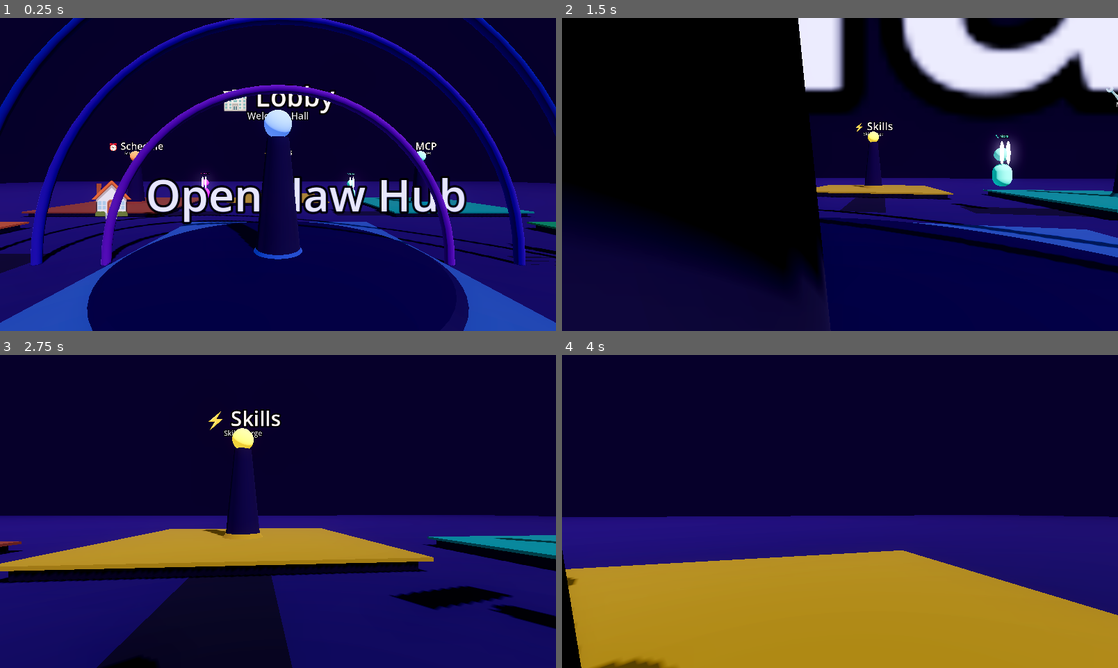
Above: before the commit, frames 1-4 (two rows, left to right).
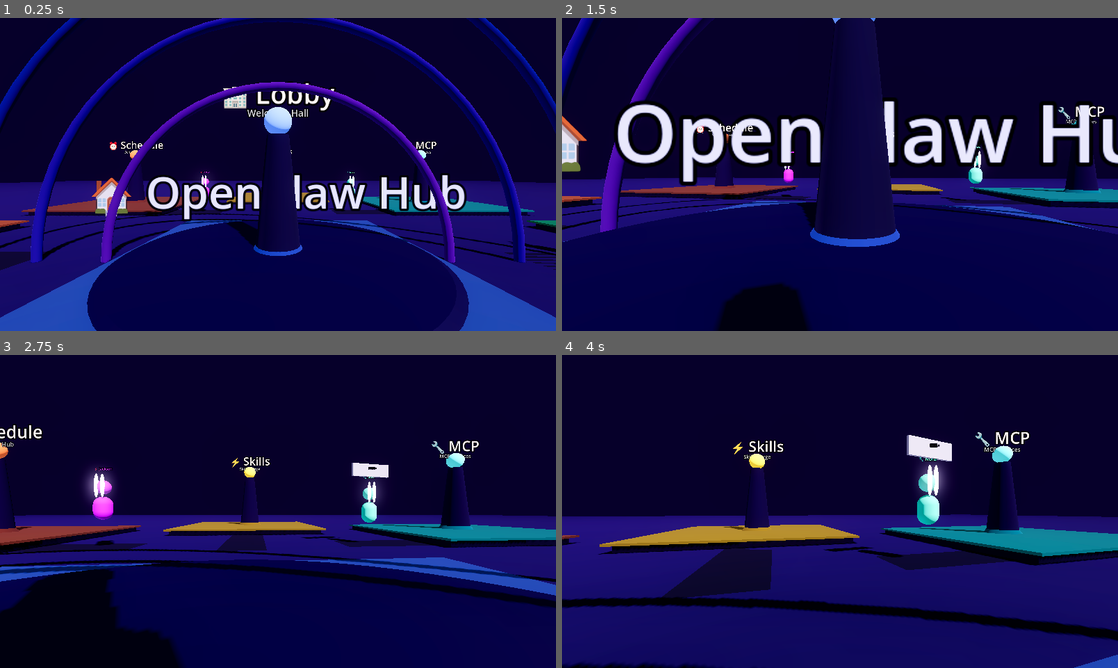
Above: after the commit, the same moments.

Repository: xiaolongxia418-max/OpenClaw-Metaverse
Game: Godot game, scene res://scenes/world.tscn
The game is run twice, just before and just after one commit, with the same random seed, the same clock (stepped at 60 frames per second) and the same inputs.
Inputs (mouse positions are in pixels of both pictures, inside the frame that each line leads up to):
- Up to frame 1 (0.25 s): no input
- Up to frame 2 (1.5 s): tap Enter at 0.5 s; move the mouse to (867, 174) at 0.52 s; hold Shift 0.53-1.28 s; hold W (move_forward) from 0.53 s (still down); tap Space at 0.77 s; move the mouse to (812, 174) at 1.27 s; tap E (interact) at 1.35 s
- Up to frame 3 (2.75 s): keep holding W (move_forward); tap Space at 1.52 s; tap Shift at 1.55 s; move the mouse to (289, 505) at 2.02 s; hold Shift from 2.03 s (still down)
- Up to frame 4 (4 s): keep holding W (move_forward); move the mouse to (834, 517) at 2.77 s; release Shift at 2.78 s; tap Shift at 2.85 s; tap Space at 3.02, 3.77 s; move the mouse to (878, 514) at 3.52 s; hold Shift from 3.53 s (still down); tap E (interact) at 3.6 s

The runs differ from the first frame. In frame 1, 13% of the frame differs, in the area x 0-100%, y 0-100%; in frame 2, 64%; in frame 3, 43%; in frame 4, 42%.

Commit message:
jackson: enhance player controls - sprint (shift) + smooth movement + idle float

Diff:
--- a/scripts/world.gd
+++ b/scripts/world.gd
@@ -502,6 +502,7 @@
 func _handle_player_movement(delta: float):
     var input_dir = Vector3.ZERO
 
+    # 獲取方向向量
     var forward = -player.global_transform.basis.z
     var right = player.global_transform.basis.x
     forward.y = 0
@@ -509,6 +510,7 @@
     forward = forward.normalized()
     right = right.normalized()
 
+    # 基礎移動
     if Input.is_action_pressed("move_forward"):
         input_dir += forward
     if Input.is_action_pressed("move_backward"):
@@ -518,12 +520,26 @@
     if Input.is_action_pressed("move_right"):
         input_dir += right
 
+    # Shift 加速
+    var current_speed = player_speed
+    if Input.is_action_pressed("move_forward") and Input.is_key_pressed(KEY_SHIFT):
+        current_speed = player_speed * 1.8  # Sprint speed
+
     if input_dir.length() > 0:
         input_dir = input_dir.normalized()
-        player.position += input_dir * player_speed * delta
+        var target_pos = player.position + input_dir * current_speed * delta
+
+        # 平滑移動
+        player.position = player.position.lerp(target_pos, 0.3)
         player.look_at(player.position + input_dir, Vector3.UP)
 
-    player.position.y = 1.6
+        # 漂浮動畫
+        var time = Time.get_ticks_msec() / 1000.0
+        player.position.y = 1.6 + sin(time * 3) * 0.05
+    else:
+        # 待機時微微漂浮
+        var time = Time.get_ticks_msec() / 1000.0
+        player.position.y = 1.6 + sin(time * 1.5) * 0.1
 
 func _animate_rings(delta: float):
     var time = Time.get_ticks_msec() / 1000.0
